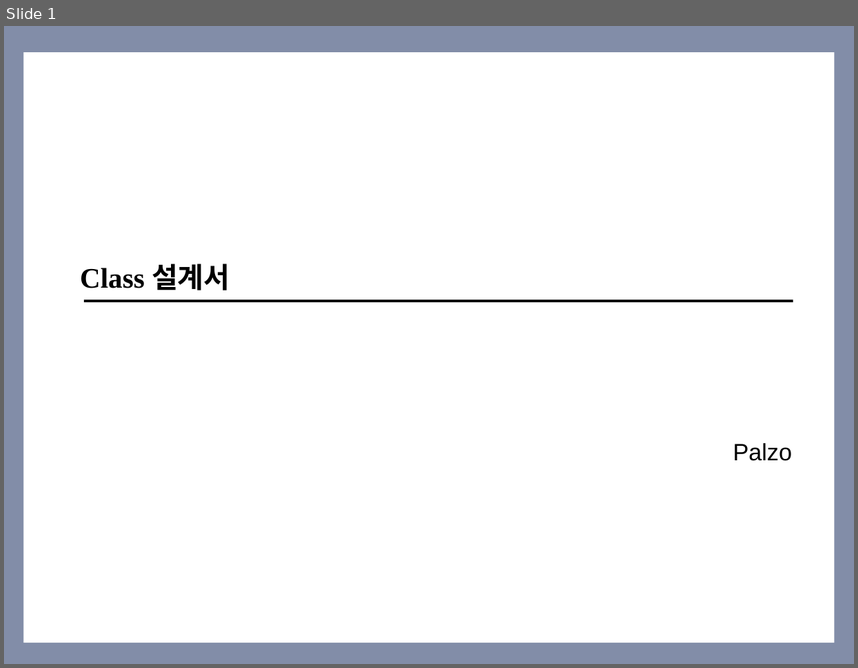
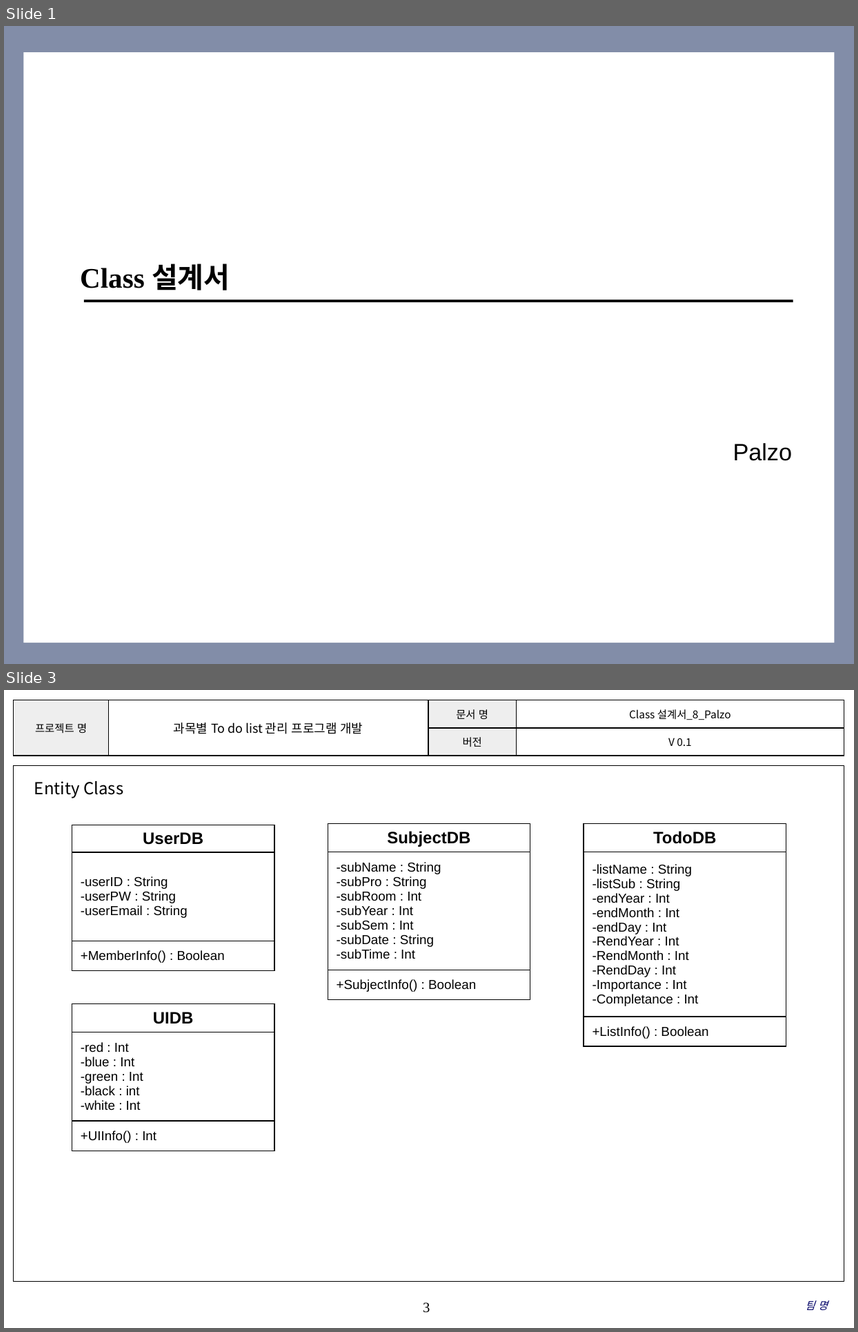
Before and after one commit to SMU-SE-Admin/18-1_8_PALZO_Doc, a slide deck: 03 설계/Class 설계서_8_Palzo.pptx. Shown one above the other, each under a label of ours: slide 1 before the commit, slides 1 and 3 after it; the slides between them are not shown. The pictures are 858x668 and 858x1332 pixels, drawn with LibreOffice and Linux fonts; fonts in the diff are those of the drawing; background and template pictures are left out. Boxes give left, top, right and bottom in pixels: in the first picture for what was removed or moved away, otherwise in the second. Text is boxed around its words. In the diff, an @@ line names an element or a change of style, - is before the commit and + after.

Commit message:
#1101 Class 설계서 작성 나머지 클래스 추가 및 클래스 별 구분

```diff
--- a/03 설계/Class 설계서_8_Palzo.pptx
+++ b/03 설계/Class 설계서_8_Palzo.pptx
@@ slide 3 added at (4,690,854,1328), background #FFFFFF @@
@@ table added at (14,700,844,756), 2 rows, 4 columns @@
+프로젝트 명 | 과목별 To do list 관리 프로그램 개발 | 문서 명 | Class 설계서_8_Palzo
+ |  | 버전 | V 0.1
@@ rectangle added at (14,766,844,1281), outline #000000 0.75 pt @@
@@ text added at (34,781,123,798), 14 pt, text #000000 @@
+Entity Class
@@ table added at (72,825,274,972), 3 rows, 1 columns @@
+UserDB
+-userID : String / -userPW : String / -userEmail : String
++MemberInfo() : Boolean
@@ table added at (328,823,530,999), 3 rows, 1 columns @@
+SubjectDB
+-subName : String / -subPro : String / -subRoom : Int / -subYear : Int / -subSem : Int / -subDate : String / -subTime : Int
++SubjectInfo() : Boolean
@@ table added at (584,823,786,1046), 3 rows, 1 columns @@
+TodoDB
+-listName : String / -listSub : String / -endYear : Int / -endMonth : Int / -endDay : Int / -RendYear : Int / -RendMonth : Int / -RendDay : Int / -Importance : Int / -Completance : Int
++ListInfo() : Boolean
@@ table added at (72,1004,274,1151), 3 rows, 1 columns @@
+UIDB
+-red : Int / -blue : Int / -green : Int / -black : int / -white : Int
++UIInfo() : Int
@@ page number added at (423,1302,430,1312), 12 pt, text #000000 @@
+3
@@ text added at (805,1301,828,1310), 9 pt, text #000066, italic @@
+팀 명
```
Also in this commit, not shown: 2 slides changed, 5 other slides added, 1 slide removed.
